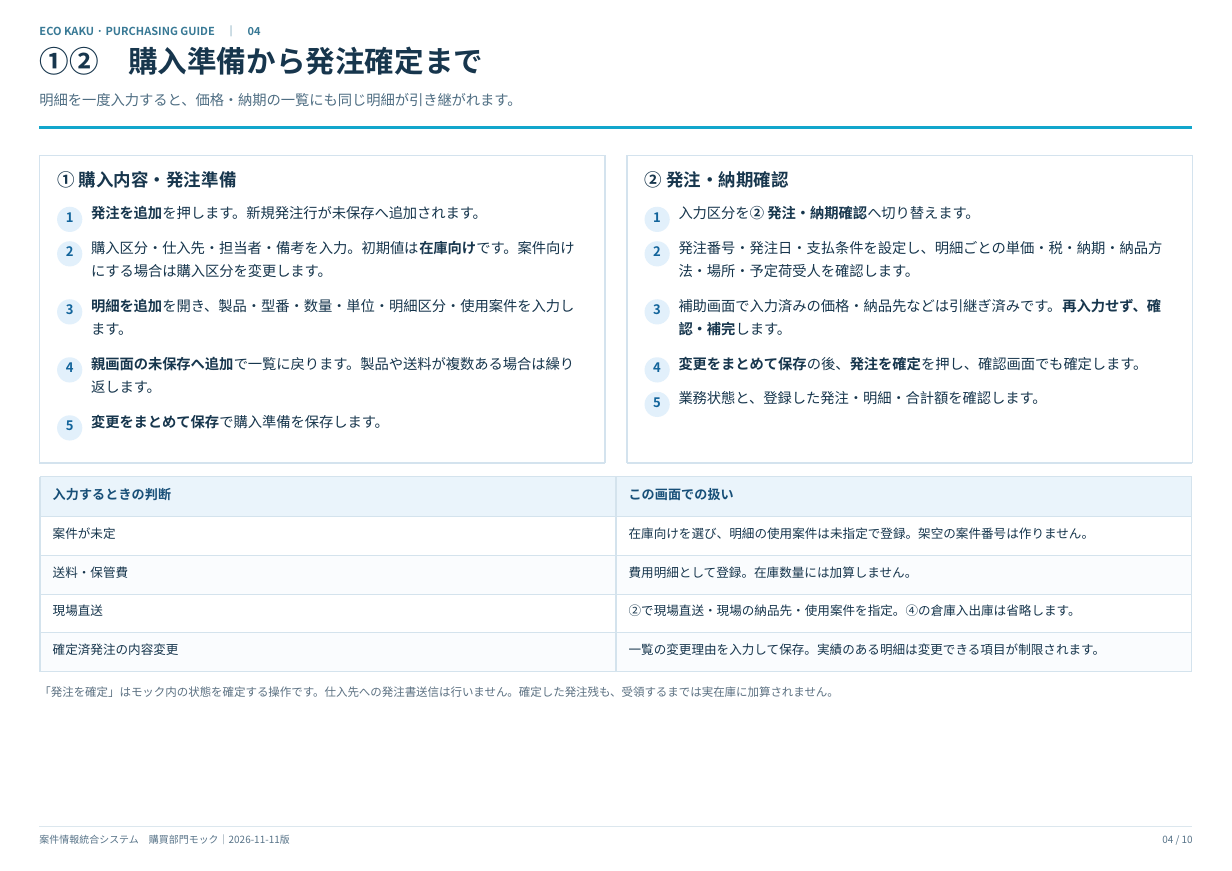
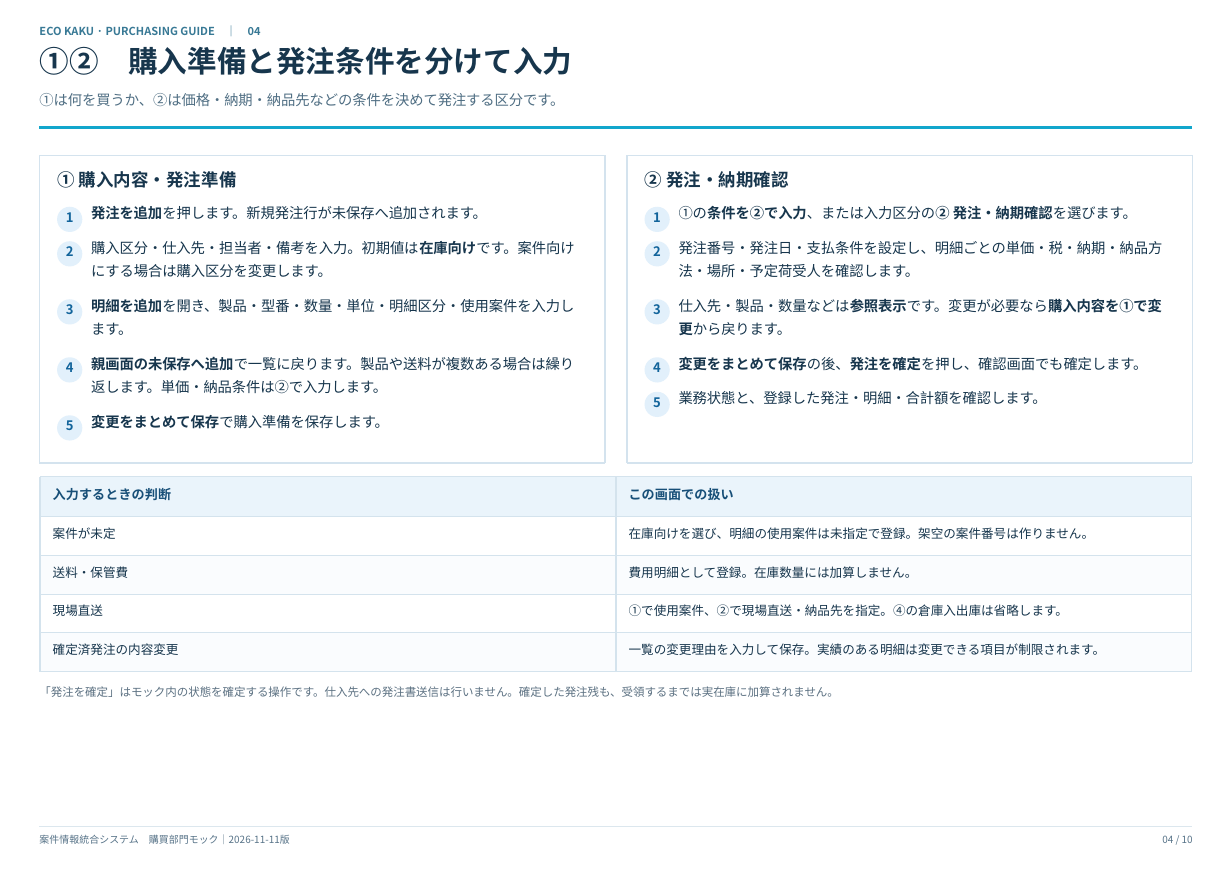
Before and after one commit to syuasa-ecokaku/ecokaku-project-demo, a slide deck: slide 4 of docs/purchasing-manual.pptx. Drawn at 1232x871 pixels with LibreOffice and Linux fonts; fonts in the diff are those of the drawing. Boxes give left, top, right and bottom in pixels: in the first picture for what was removed or moved away, otherwise in the second. Text is boxed around its words. In the diff, an @@ line names an element or a change of style, - is before the commit and + after.

```diff
--- a/docs/purchasing-manual.pptx
+++ b/docs/purchasing-manual.pptx
@@ text at [39, 47, 572, 75]: text changed @@
-①② 購入準備から発注確定まで
+①② 購入準備と発注条件を分けて入力
@@ text at [39, 93, 564, 106]: text changed @@
-明細を一度入力すると、価格・納期の一覧にも同じ明細が引き継がれます。
+①は何を買うか、②は価格・納期・納品先などの条件を決めて発注する区分です。
@@ text added at [678, 204, 773, 230], 11.7 pt, text #17364D @@
+①の
@@ text "② 発注・納期確認" rewrapped from [679, 206, 979, 220] to [679, 206, 1137, 220] @@
@@ text at [679, 206, 950, 220]: text changed @@
-入力区分を
+、または入力区分の
@@ text at [953, 206, 1137, 220]: text changed @@
-へ切り替えます。
+を選びます。
@@ text at [679, 298, 1163, 371]: text changed @@
-再入力せず、確
+購入内容を①で変
@@ text removed at [679, 299, 1162, 313] @@
-補助画面で入力済みの価格・納品先などは引継ぎ済みです。
@@ text added at [679, 298, 1163, 313], 11.7 pt, text #17364D, bold @@
+条件を②で入力
@@ text added at [679, 298, 1163, 313], 11.7 pt, text #17364D @@
+仕入先・製品・数量などは
@@ text added at [679, 298, 1163, 313], 11.7 pt, text #17364D, bold @@
+参照表示
@@ text added at [679, 298, 1163, 313], 11.7 pt, text #17364D @@
+です。変更が必要なら
@@ text at [679, 322, 792, 336]: text changed @@
-します。
+から戻ります。
@@ text removed at [679, 322, 792, 336] @@
-認・補完
@@ text added at [679, 322, 792, 336], 11.7 pt, text #17364D, bold @@
+更
@@ text at [91, 380, 387, 394]: text changed @@
-返します。
+返します。単価・納品条件は②で入力します。
@@ text at [629, 604, 1068, 616]: text changed @@
-②で現場直送・現場の納品先・使用案件を指定。④の倉庫入出庫は省略します。
+①で使用案件、②で現場直送・納品先を指定。④の倉庫入出庫は省略します。
```
Also in this commit, not shown: 1 other slide changed, 5 other files.
